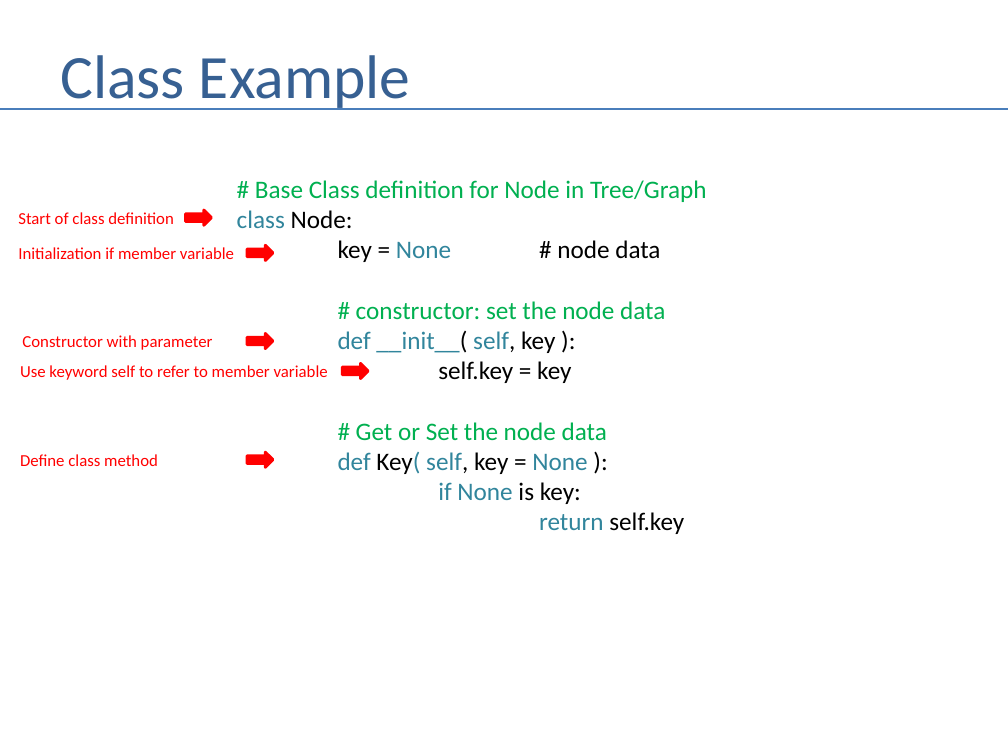
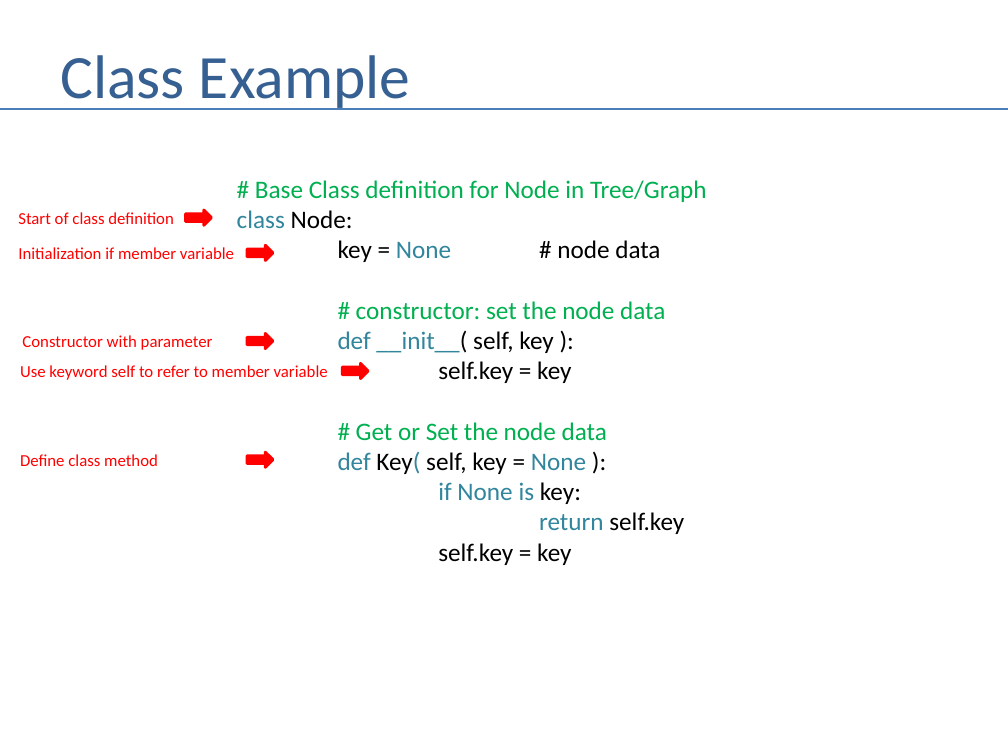
Before and after one commit to andrewferlitsch/Portland-Data-Science-Group, a slide deck: slide 3 of Presentations/Python - OOP.pptx. Drawn at 1008x756 pixels with LibreOffice and Linux fonts; fonts in the diff are those of the drawing. Boxes give left, top, right and bottom in pixels: in the first picture for what was removed or moved away, otherwise in the second. Text is boxed around its words. In the diff, an @@ line names an element or a change of style, - is before the commit and + after.

```diff
--- a/Presentations/Python - OOP.pptx
+++ b/Presentations/Python - OOP.pptx
@@ text at (338, 331, 586, 504): text colour #31859C to #000000 in "self,", "self,"; text colour #000000 to #31859C in "is" @@
@@ text at (438, 543, 571, 565): paragraph added @@
+self.key = key
```
Also in this commit, not shown: 5 other slides changed, 1 other file.
